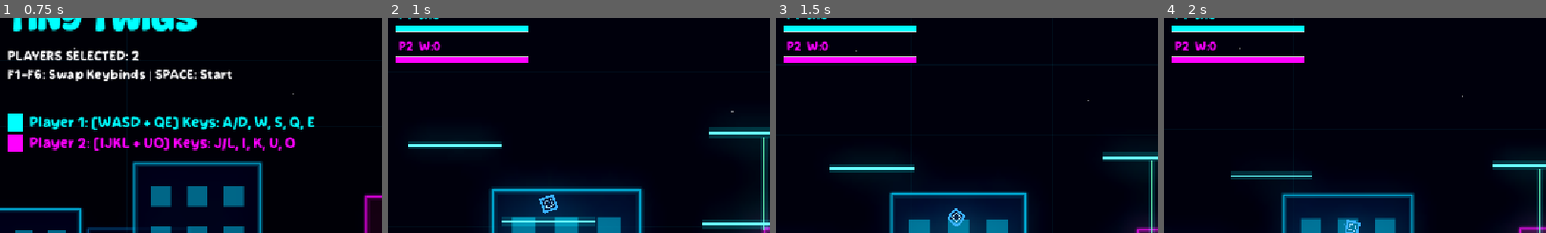
Above: before the commit, frames 1-4 (left to right).
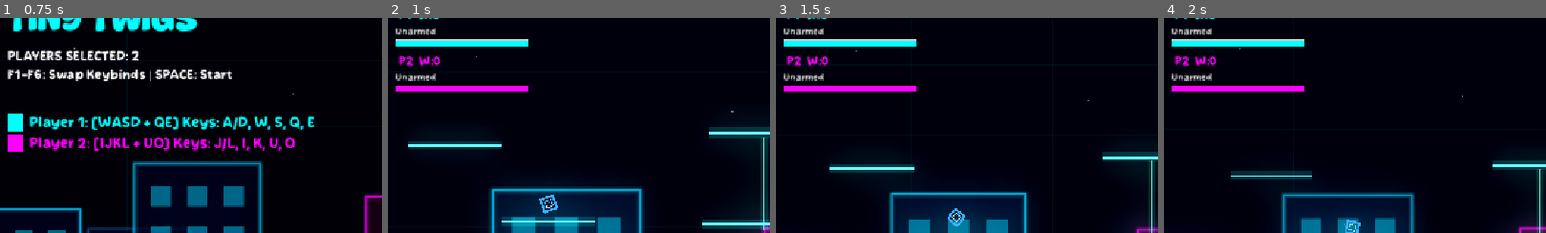
Above: after the commit, the same moments.

Repository: AbstractMelon/tiny-twigs
Game: Godot game, scene res://scenes/menu/menu.tscn
Same seed, same stepped clock (60 frames per second), same inputs: the game is played once before the commit and once after it. Sound files missing from this copy of the repository are replaced by a short silence.
Inputs:
- Up to frame 1 (0.75 s): tap Enter at 0.5 s; hold D from 0.53 s (still down); tap 2 at 0.6 s
- Up to frame 2 (1 s): keep holding D; tap Space at 0.77 s
- Up to frame 3 (1.5 s): keep holding D; tap 6 at 1.35 s
- Up to frame 4 (2 s): keep holding D; tap Space at 1.52 s
The pictures show only the part of the screen within x 1-51%, y 6-56%; the shares and areas given below are measured in that part.

Frame 1 is identical in both runs. In frame 2, 4.9% of the frame differs, in the area x 2-37%, y 3-35%; in frame 3, 4.9%; in frame 4, 4.9%.

Commit message:
feat: improve player UI with weapon indicators

Diff:
--- a/ui/game_ui.gd
+++ b/ui/game_ui.gd
@@ -18,6 +18,7 @@
 
 var body_font = GameState.theme_font
 var player_labels: Array = []
+var active_players_ui: Array = []
 
 func _ready():
 	game_hud.hide()
@@ -62,6 +63,7 @@
 	for child in player_status_list.get_children():
 		child.queue_free()
 	player_labels = []
+	active_players_ui.clear()
 
 	# Create player status indicators
 	for i in range(players.size()):
@@ -78,6 +80,20 @@
 		label.add_theme_font_size_override("font_size", 18)
 		label.add_theme_color_override("font_color", players[i].player_color)
 		top_row.add_child(label)
+
+		# Weapon row
+		var weapon_row = HBoxContainer.new()
+		player_info.add_child(weapon_row)
+		var weapon_icon = TextureRect.new()
+		weapon_icon.custom_minimum_size = Vector2(16, 16)
+		weapon_icon.expand_mode = TextureRect.EXPAND_IGNORE_SIZE
+		weapon_icon.stretch_mode = TextureRect.STRETCH_KEEP_ASPECT_CENTERED
+		weapon_row.add_child(weapon_icon)
+
+		var weapon_label = Label.new()
+		weapon_label.add_theme_font_override("font", body_font)
+		weapon_label.add_theme_font_size_override("font_size", 14)
+		weapon_row.add_child(weapon_label)
 
 		# Health bar
 		var health_bar = ProgressBar.new()
@@ -96,11 +112,46 @@
 
 		# Connect health signal
 		players[i].health_changed.connect(func(new_val, max_val):
-			health_bar.value = new_val
-			health_bar.max_value = max_val
+			if is_instance_valid(health_bar):
+				health_bar.value = new_val
+				health_bar.max_value = max_val
 		)
 
 		player_labels.append(player_info)
+		active_players_ui.append({
+			"player": players[i],
+			"weapon_icon": weapon_icon,
+			"weapon_label": weapon_label
+		})
+
+func _process(_delta):
+	for p_info in active_players_ui:
+		var p = p_info["player"]
+		if not is_instance_valid(p):
+			continue
+
+		var icon: TextureRect = p_info["weapon_icon"]
+		var label: Label = p_info["weapon_label"]
+		if not is_instance_valid(icon) or not is_instance_valid(label):
+			continue
+
+		if p.current_weapon and is_instance_valid(p.current_weapon):
+			var w = p.current_weapon
+			if w.sprite and w.sprite.texture:
+				icon.texture = w.sprite.texture
+				icon.modulate = w.weapon_color
+				icon.show()
+			else:
+				icon.texture = null
+				icon.hide()
+			var ammo_text = str(w.ammo) if w.ammo >= 0 else "∞"
+			label.text = "%s [%s]" % [w.weapon_name, ammo_text]
+			label.add_theme_color_override("font_color", w.weapon_color)
+		else:
+			icon.texture = null
+			icon.hide()
+			label.text = "Unarmed"
+			label.add_theme_color_override("font_color", Color.GRAY)
 
 func show_win_screen(winner):
 	game_hud.hide()
